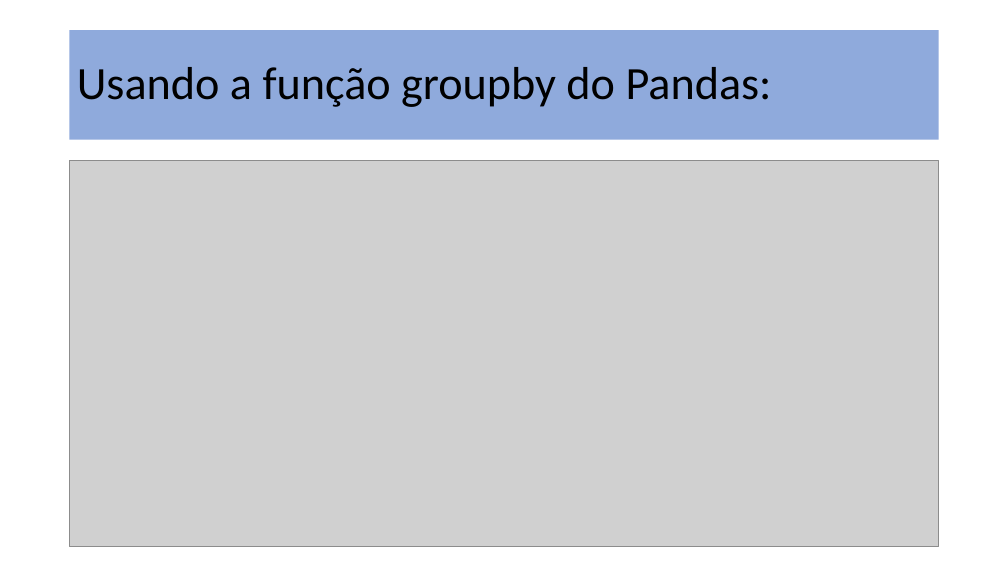
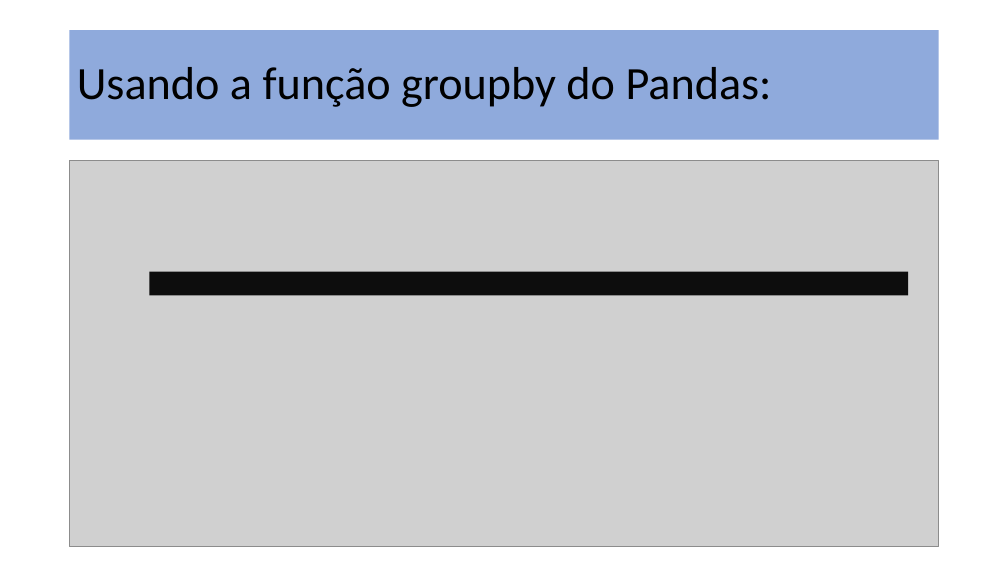
Before and after one commit to dourivaljunior/Curso-de-Flask, a slide deck: slide 20 of aula 03 flask.pptx (slide 13 before the commit). Drawn at 1008x567 pixels with LibreOffice and Linux fonts; fonts in the diff are those of the drawing; grey boxes stand for pictures. Boxes give left, top, right and bottom in pixels: in the first picture for what was removed or moved away, otherwise in the second. Text is boxed around its words. In the diff, an @@ line names an element or a change of style, - is before the commit and + after.

```diff
--- a/aula 03 flask.pptx
+++ b/aula 03 flask.pptx
@@ rectangle added at (150,271,909,295), fill #0D0D0D @@
```
Also in this commit, not shown: 9 other slides changed, 15 slides added, 1 other file.
